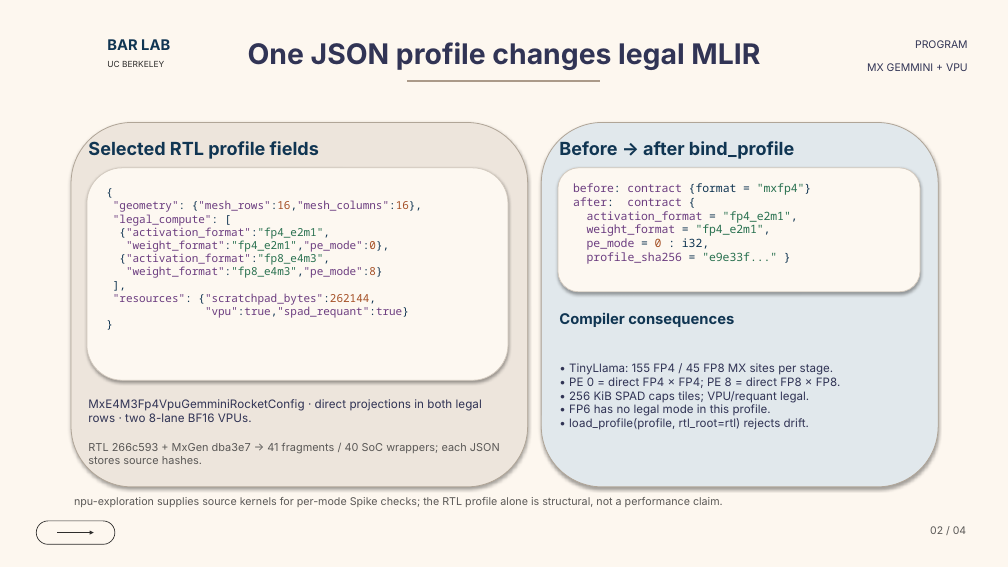
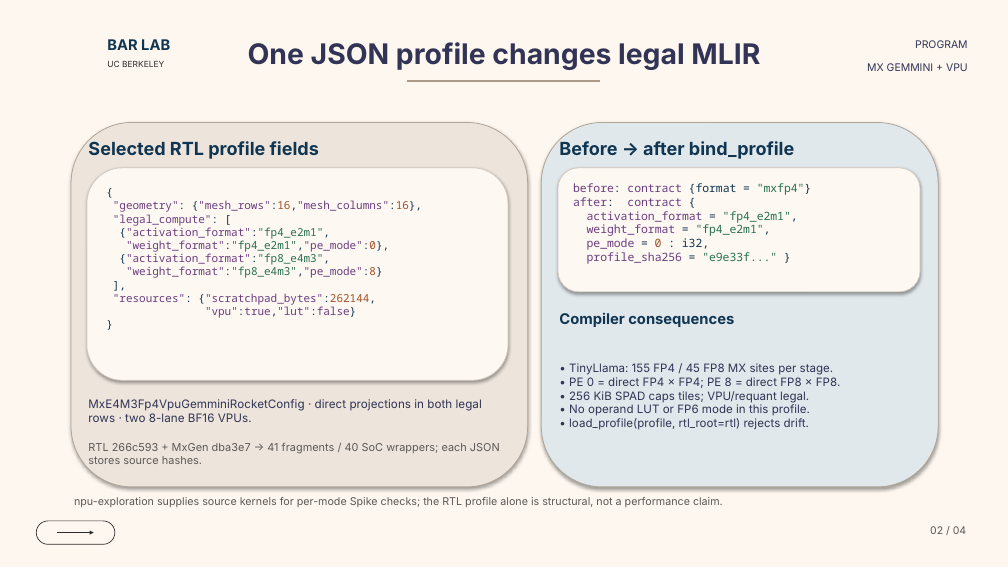
Before and after one commit to ucb-bar/mx-gemmini-mlir, a slide deck: slide 2 of docs/presentations/mx_gemmini_dialect_overview.pptx. Drawn at 1008x567 pixels with LibreOffice and Linux fonts; fonts in the diff are those of the drawing; background and template pictures are left out. Boxes give left, top, right and bottom in pixels: in the first picture for what was removed or moved away, otherwise in the second. Text is boxed around its words. In the diff, an @@ line names an element or a change of style, - is before the commit and + after.

Commit message:
Clarify LUT absence in MX+VPU slides

```diff
--- a/docs/presentations/mx_gemmini_dialect_overview.pptx
+++ b/docs/presentations/mx_gemmini_dialect_overview.pptx
@@ text in rounded rectangle at (205, 306, 356, 318): text changed @@
-"vpu":true,"spad_requant":true}
+"vpu":true,"lut":false}
@@ text at (569, 404, 810, 416): text changed @@
-• FP6 has no legal mode in this profile.
+• No operand LUT or FP6 mode in this profile.
```
Also in this commit, not shown: 2 other files.
